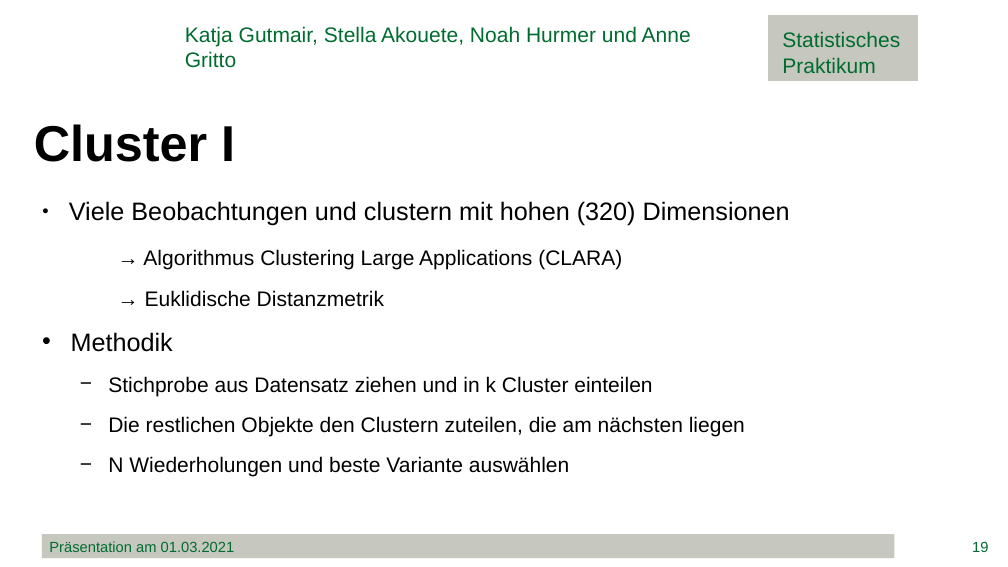
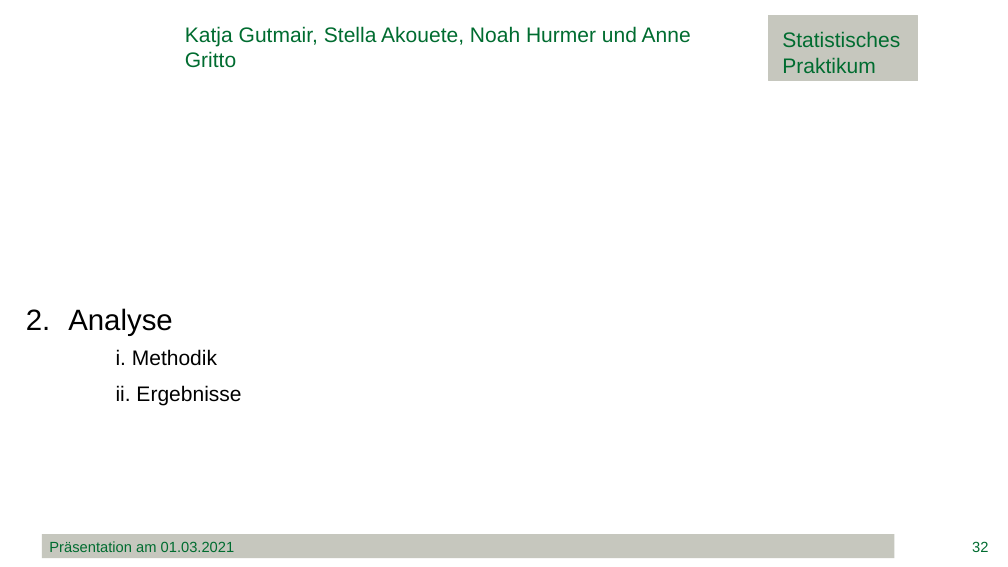
Before and after one commit to minimops/weatherFrog, a slide deck: slide 32 of documentation/ppt/Präsentation.pptx (slide 19 before the commit). Drawn at 1008x567 pixels with LibreOffice and Linux fonts; fonts in the diff are those of the drawing; background and template pictures are left out. Boxes give left, top, right and bottom in pixels: in the first picture for what was removed or moved away, otherwise in the second. Text is boxed around its words. In the diff, an @@ line names an element or a change of style, - is before the commit and + after.

```diff
--- a/documentation/ppt/Präsentation.pptx
+++ b/documentation/ppt/Präsentation.pptx
@@ text removed at (x1=34, y1=124, x2=235, y2=162) @@
-Cluster I
@@ text removed at (x1=69, y1=201, x2=790, y2=476) @@
-● Viele Beobachtungen und clustern mit hohen (320) Dimensionen
-→ Algorithmus Clustering Large Applications (CLARA)
-→ Euklidische Distanzmetrik
-• Methodik
-  − Stichprobe aus Datensatz ziehen und in k Cluster einteilen
-  − Die restlichen Objekte den Clustern zuteilen, die am nächsten liegen
-  − N Wiederholungen und beste Variante auswählen
@@ text added at (x1=68, y1=308, x2=241, y2=405), 20 pt, text #000000 @@
+2. Analyse
+i. Methodik
+ii. Ergebnisse
@@ page number at (x1=972, y1=541, x2=988, y2=552): text changed @@
-19
+32
```
Also in this commit, not shown: 31 other slides changed, 9 slides added, 7 slides removed, 2 other files.
